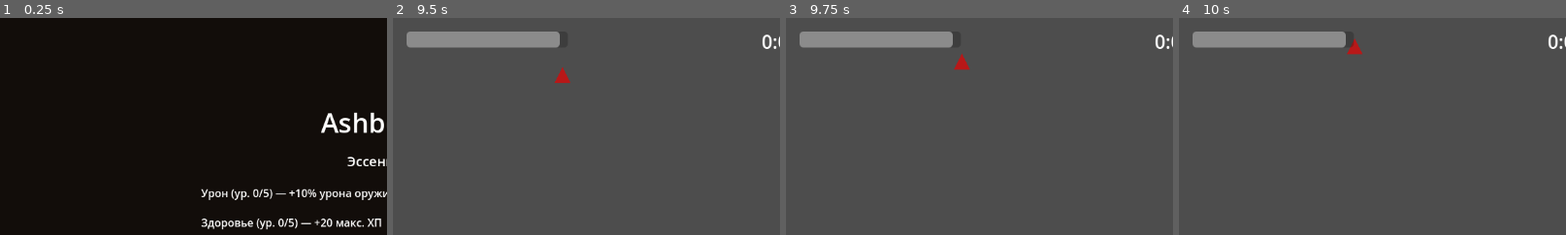
Above: before the commit, frames 1-4 (left to right).
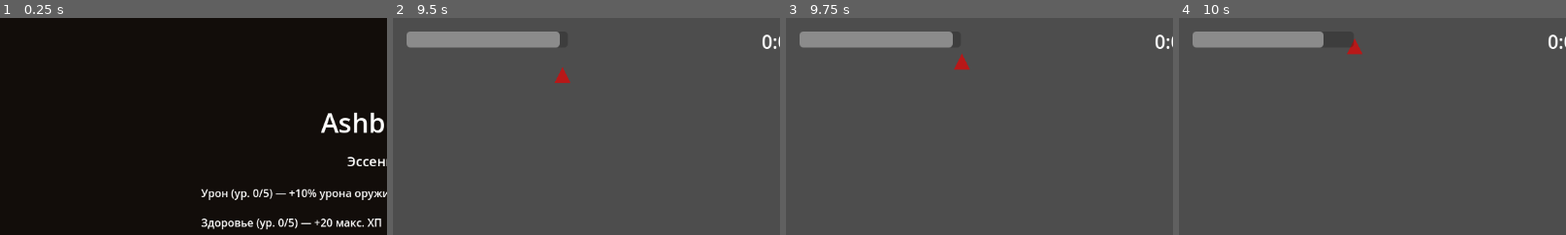
Above: after the commit, the same moments.

Repository: leblab000-max/ashbound
Game: Godot game, scene res://scenes/MainMenu.tscn
Two runs of this game, one before a commit and one after it. Both use one fixed random seed, a clock stepped at 60 frames per second and the inputs below.
Inputs:
- Up to frame 1 (0.25 s): no input
- Up to frame 2 (9.5 s): click "Начать забег" at 0.5 s; click "Клинок T1" at 1.25 s; click "[Клинок T1]" at 2 s; click "—" at 2.75 s; click "—" at 3.5 s; click "—" at 4.25 s; click "—" at 5 s; click "—" at 5.75 s; hold D 6.53-7.28 s; hold S 7.28-8.03 s; hold D 8.03-8.78 s; hold W from 8.78 s (still down)
- Up to frame 3 (9.75 s): release W at 9.53 s; hold A from 9.53 s (still down)
- Up to frame 4 (10 s): keep holding A
The pictures show only the part of the screen within x 0-50%, y 0-50%; the shares and areas given below are measured in that part.

Frames 1-3 are identical in both runs. In frame 4, 0.4% of the frame differs, in the area x 36-44%, y 6-14%.

Commit message:
Fix boss/tank contact damage never triggering

Diff:
--- a/scenes/EnemyTank.tscn
+++ b/scenes/EnemyTank.tscn
@@ -12,6 +12,7 @@
 max_health = 70
 contact_damage = 14
 contact_interval = 1.2
+contact_distance = 36.0
 drop_chance = 0.7
 currency_drop = 3
 
--- a/scripts/Boss.gd
+++ b/scripts/Boss.gd
@@ -1,19 +1,29 @@
 extends CharacterBody2D
 
-## Босс забега: появляется один раз в конце (Main.gd решает когда).
-## Логика движения та же, что у обычных врагов, но отдельным файлом —
-## так понятнее читать и проще менять баланс босса отдельно от рядовых.
+## Босс забега: появляется один раз в конце (Main.gd решает когда и
+## масштабирует max_health/contact_damage/ranged_damage под сложность забега,
+## как это делает EnemySpawner для рядовых врагов).
+##
+## Помимо контактного удара умеет стрелять на дистанции (как EnemyShooter) —
+## раньше босс бил только в упор, и дальнобойный игрок убивал его, ни разу
+## не получив урона (баг баланса, отмеченный на плейтесте в Фазе 3-5).
 
 @export var speed: float = 60.0
-@export var max_health: int = 400
-@export var contact_damage: int = 20
-@export var contact_interval: float = 0.8
+@export var max_health: int = 550
+@export var contact_damage: int = 22
+@export var contact_interval: float = 0.7
 @export var contact_distance: float = 40.0
+@export var ranged_damage: int = 14
+@export var ranged_interval: float = 2.2
+@export var ranged_min_distance: float = 90.0  # стреляет, только если игрок дальше контактной дистанции
 @export var currency_drop: int = 15
+
+const ENEMY_BULLET_SCENE := preload("res://scenes/EnemyBullet.tscn")
 
 var health: int
 var _player: Node2D = null
 var _hit_timer: float = 0.0
+var _ranged_timer: float = 1.2  # первый залп чуть позже, чтобы дать игроку сориентироваться
 
 signal defeated
 
@@ -29,15 +39,29 @@
 		_player = get_tree().get_first_node_in_group("player")
 		return
 
-	var dir := (_player.global_position - global_position).normalized()
+	var to_player := _player.global_position - global_position
+	var dist := to_player.length()
+	var dir := to_player.normalized() if dist > 0.001 else Vector2.ZERO
 	velocity = dir * speed
 	move_and_slide()
 
 	_hit_timer -= delta
-	if _hit_timer <= 0.0 and global_position.distance_to(_player.global_position) < contact_distance:
+	if _hit_timer <= 0.0 and dist < contact_distance:
 		if _player.has_method("take_damage"):
 			_player.take_damage(contact_damage)
 		_hit_timer = contact_interval
+
+	_ranged_timer -= delta
+	if _ranged_timer <= 0.0 and dist >= ranged_min_distance:
+		_shoot()
+		_ranged_timer = ranged_interval
+
+
+func _shoot() -> void:
+	var bullet := ENEMY_BULLET_SCENE.instantiate()
+	get_tree().current_scene.add_child(bullet)
+	bullet.global_position = global_position
+	bullet.setup(_player.global_position - global_position, ranged_damage)
 
 
 func take_damage(amount: int) -> void:
Not shown, added: scripts/EnemyBullet.gd.uid
Not shown, added: scripts/EnemyShooter.gd.uid
